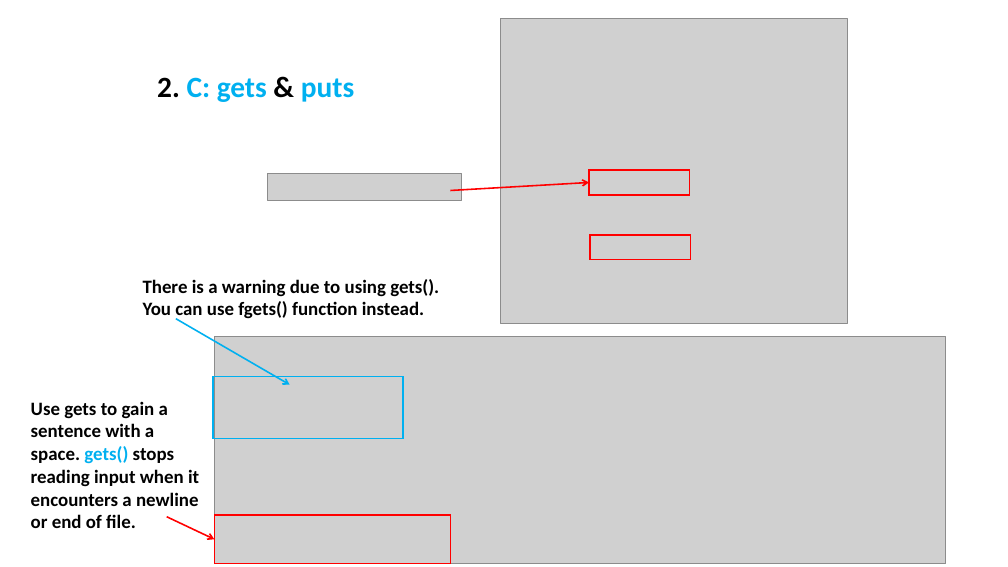
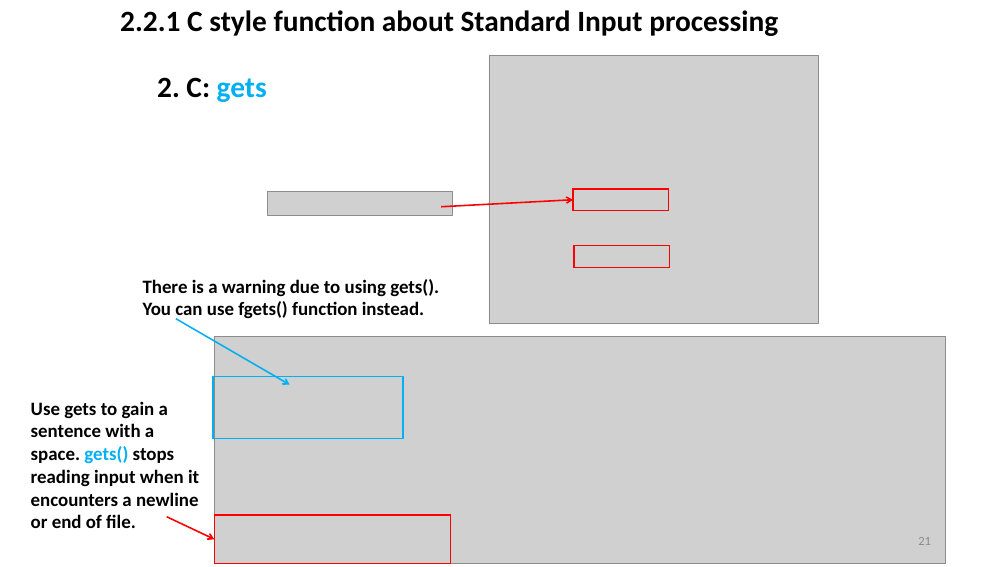
Before and after one commit to ShiqiYu/CPP, a slide deck: slide 21 of week04/Lab04.pptx (slide 18 before the commit). Drawn at 1008x567 pixels with LibreOffice and Linux fonts; fonts in the diff are those of the drawing; grey boxes stand for pictures; background and template pictures are left out. Boxes give left, top, right and bottom in pixels: in the first picture for what was removed or moved away, otherwise in the second. Text is boxed around its words. In the diff, an @@ line names an element or a change of style, - is before the commit and + after.

```diff
--- a/week04/Lab04.pptx
+++ b/week04/Lab04.pptx
@@ text added at bbox=[120, 10, 778, 36], 28 pt, text #000000, bold @@
+2.2.1 C style function about Standard Input processing
@@ picture: place and size @@
-picture at bbox=[501, 18, 847, 324]
+picture at bbox=[489, 56, 819, 324]
@@ text at bbox=[157, 77, 267, 102]: text changed; text colour #00B0F0 to #000000 @@
-2. C: gets & puts
+2. C: gets
@@ picture removed at bbox=[268, 173, 462, 200] @@
@@ picture added at bbox=[268, 192, 452, 216] @@
@@ arrow moved from (451, 191) - (589, 182) to (442, 206) - (573, 200) @@
@@ rectangle: place and size @@
-rectangle at bbox=[589, 170, 690, 195]
+rectangle at bbox=[573, 189, 668, 211]
@@ rectangle: place and size @@
-rectangle at bbox=[591, 234, 691, 259]
+rectangle at bbox=[575, 246, 670, 268]
@@ page number added at bbox=[918, 537, 931, 545], 12 pt, text #8C8C8C @@
+21
```
Also in this commit, not shown: 11 other slides changed, 26 slides added, 16 slides removed, 3 other files.
